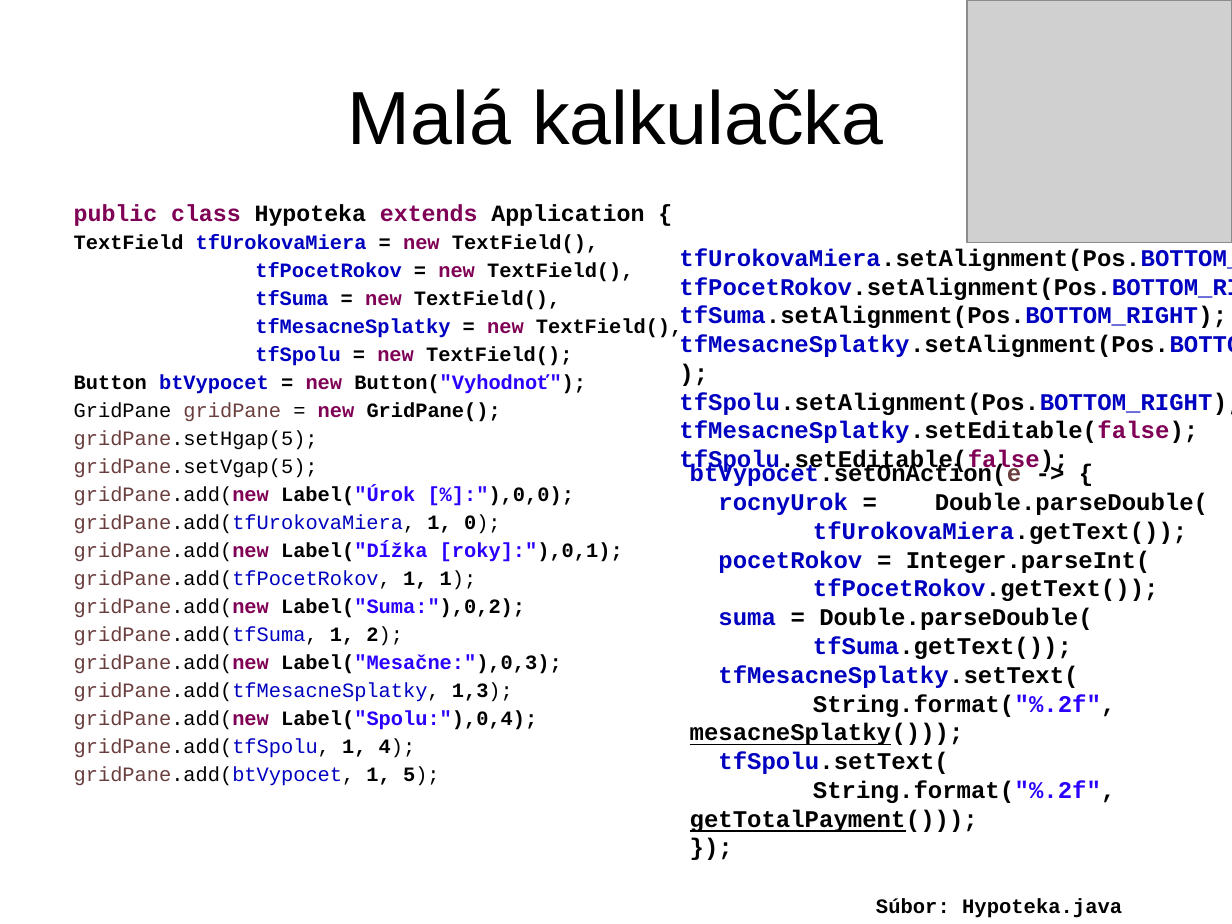
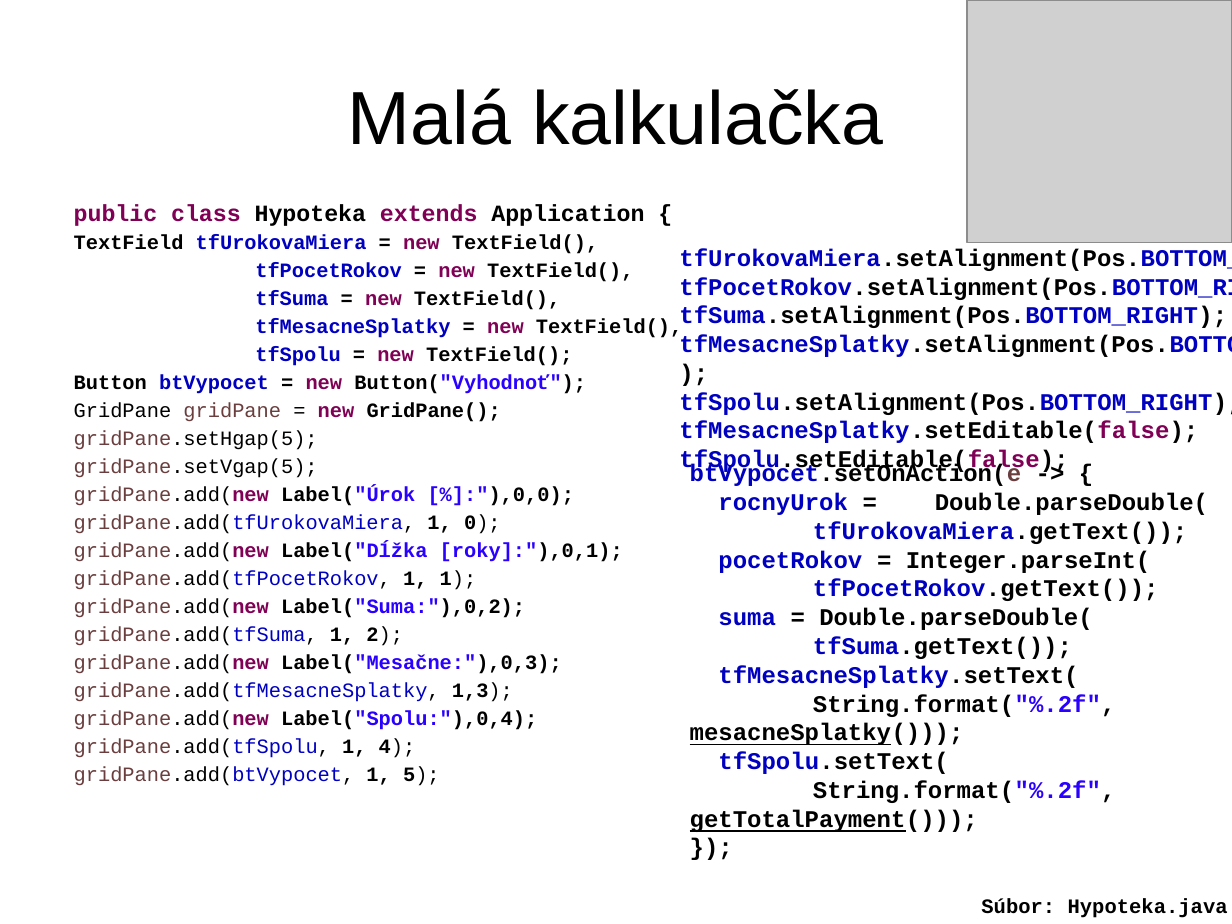
Before and after one commit to Programovanie4/Prednasky, a slide deck: slide 13 of 10/10_java.ppt. Drawn at 1232x924 pixels with LibreOffice and Linux fonts; fonts in the diff are those of the drawing; grey boxes stand for pictures. Boxes give left, top, right and bottom in pixels: in the first picture for what was removed or moved away, otherwise in the second. Text is boxed around its words. In the diff, an @@ line names an element or a change of style, - is before the commit and + after.

```diff
--- a/10/10_java.ppt
+++ b/10/10_java.ppt
@@ text "Súbor: Hypoteka.java": place and size @@
-text "Súbor: Hypoteka.java" at [876, 899, 1122, 918]
+text "Súbor: Hypoteka.java" at [981, 899, 1228, 918]
```
Also in this commit, not shown: 8 other slides changed, 3 other files.
